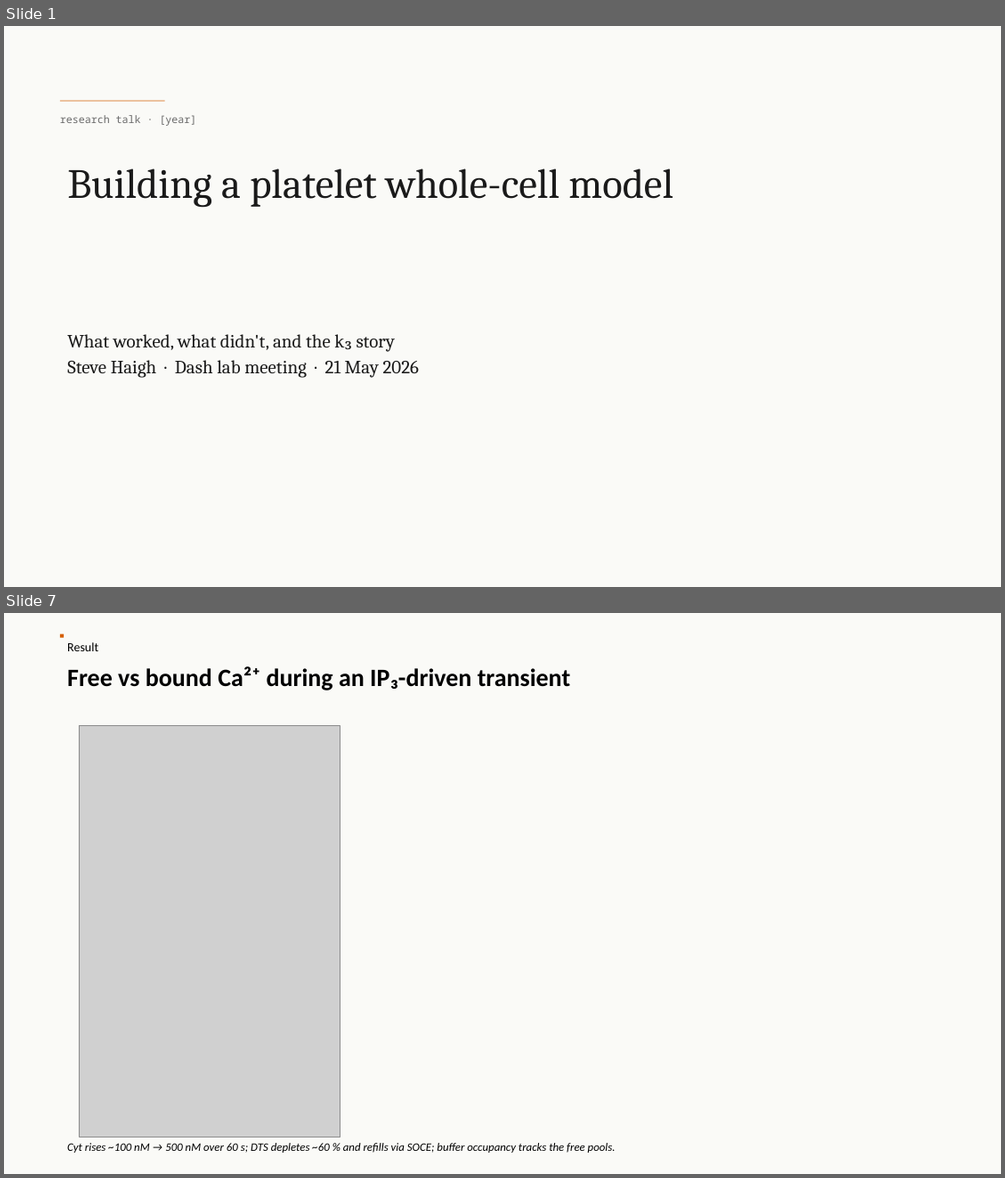
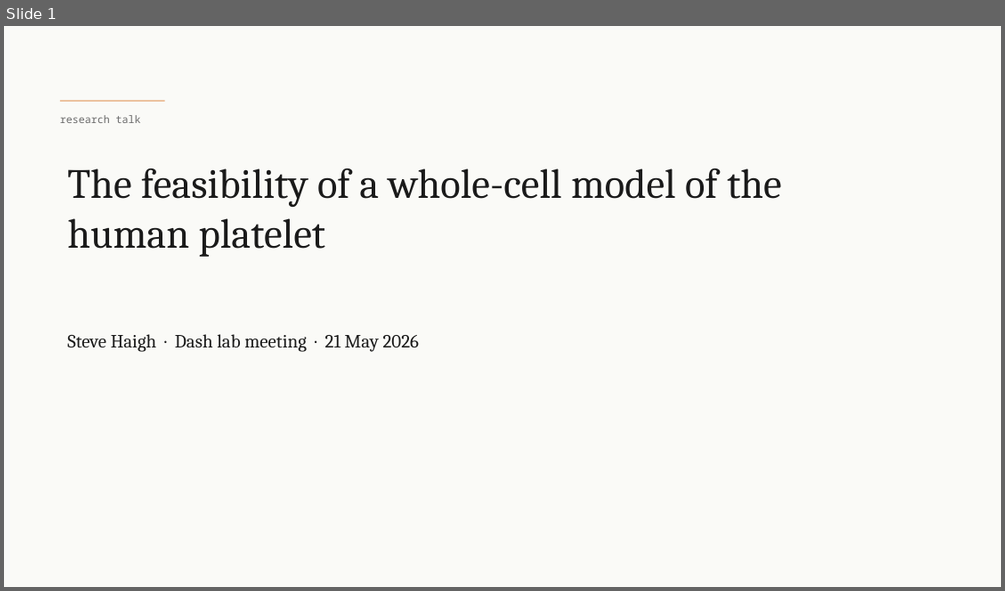
Before and after one commit to stevehaigh/platelet-wcm, a slide deck: reports/decks/lab-meeting-2026-05-14.pptx. Shown one above the other, each under a label of ours: slides 1 and 7 before the commit, slide 1 after it; the slides between them are not shown. The pictures are 1005x1178 and 1005x591 pixels, drawn with LibreOffice and Linux fonts; fonts in the diff are those of the drawing; grey boxes stand for pictures. Boxes give left, top, right and bottom in pixels: in the first picture for what was removed or moved away, otherwise in the second. Text is boxed around its words. In the diff, an @@ line names an element or a change of style, - is before the commit and + after.

```diff
--- a/reports/decks/lab-meeting-2026-05-14.pptx
+++ b/reports/decks/lab-meeting-2026-05-14.pptx
@@ slide 7 removed at (4,613,1001,1174), background #FAFAF7 @@
@@ rectangle removed at (60,634,64,638) @@
@@ text removed at (67,642,98,651) @@
-Result
@@ text removed at (67,666,570,690) @@
-Free vs bound Ca²⁺ during an IP₃-driven transient
@@ picture removed at (79,725,340,1136) @@
@@ text removed at (67,1143,615,1152) @@
-Cyt rises ~100 nM → 500 nM over 60 s; DTS depletes ~60 % and refills via SOCE; buffer occupancy tracks the free pools.
@@ slide 1 changed as well @@
@@ text at (60,115,141,123): text changed @@
-research talk · [year]
+research talk
@@ title at (67,168,782,257): text changed @@
-Building a platelet whole-cell model
+The feasibility of a whole-cell model of the human platelet
@@ text at (67,334,395,352): paragraph removed @@
-What worked, what didn't, and the k₃ story
```
Also in this commit, not shown: 4 other slides changed, 7 slides added, 2 other slides removed, 2 other files.
